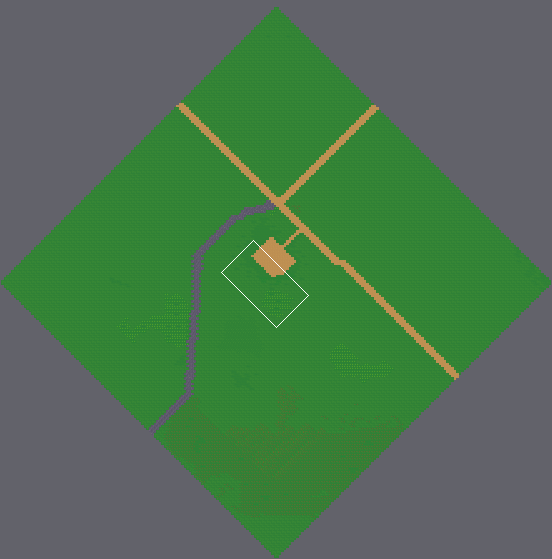
Two states of a Tiled map, assets/maps/tilemap.tmx. Above: a wide view before the commit, with the close-up outlined.
Close-up. Before:
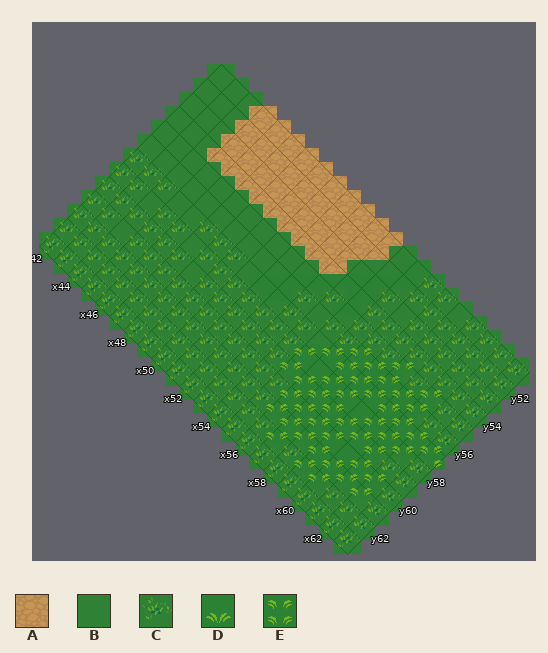
Cells are 32x32 px. Isometric: x runs down to the right, y down to the left. Shown: x 42..63, y 51..63. The commit also changed other parts of the map, which this record leaves out.
Key: from "terrain": A 97, B 289, C 352, D 365, E 366.
_ is an empty cell.
Layer "Tile Layer 1" before, first column x 42:
51 BBBAAAAAAAAAABDCCBCCCC
52 BBBAAAAAAAAAABDCCCCCCC
53 BBBAAAAAAAAABDCBCCCCCC
54 BBBAAAAAAAAADDCCCCCCCC
55 BBBBBBBBBBBDCDCCCECECC
56 BBBBBBBBBBDCBCCEEEEECC
57 CCCBBCCCBDDCCBEEEEEEEE
58 CCBCCBCCCCCCCEDEEDEEEC
59 CCCCCCBCCCCCCEEEEEEECC
60 CCBCCCCCCCCCCCEEEEDEEC
61 CCCCCCCCCCCCCCEEEEEEEC
62 CCCCCCCCCCCCCCCECEECCC
63 CCCCCCCCCCCCCCCCCCCCCC
The same view after the edit:
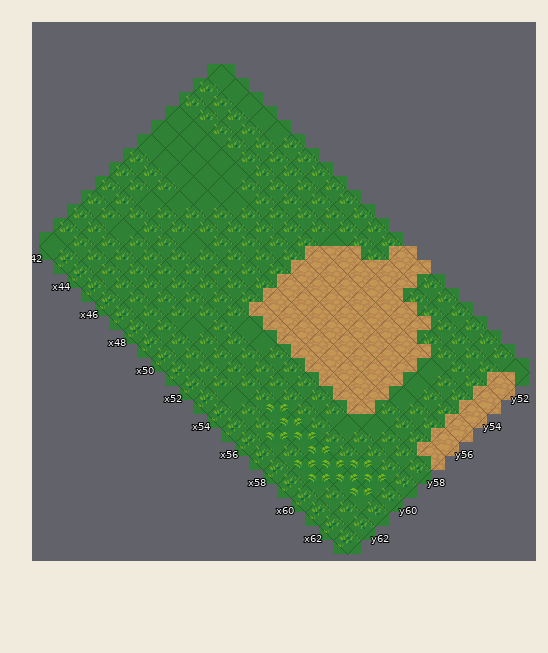
From old to new:
Layer "Tile Layer 1":
The edit turns tile B into tile A in rows 51 to 52 at x 55; in row 53 at x 54 and 57; in row 55 at x 52; in row 56 at x 54; in row 57 at x 55.
The edit turns tile C into tile A in row 52 at x 63; in row 53 at x 56, 58 and 63; in row 54 at x 56 to 59 and 63; in row 55 at x 54, 56 to 58 and 63; in row 56 at x 53, 55 to 56 and 63; in row 57 at x 53 to 54.
The edit turns tile C into tile A in row 58 at x 52 to 54.
The edit turns tile D into tile A in rows 51 to 52 at x 56; in row 53 at x 55; in row 54 at x 54 to 55; in row 55 at x 53 and 55; in rows 56 to 57 at x 52; in row 58 at x 56 and 59.
The edit turns tile E into tile A in row 55 at x 59; in row 56 at x 57 to 59; in row 57 at x 56 to 59 and 63; in row 58 at x 55 and 57 to 58.
The edit turns tile A into tile B in row 51 at x 45 to 46; in row 53 at x 52; in row 54 at x 45 to 46.
The edit turns tile C into tile B in row 51 at x 63; in rows 54 to 55 at x 60; in row 59 at x 52 to 53; in row 61 at x 50; in row 62 at x 54; in row 63 at x 42.
The edit turns tile E into tile B in row 56 at x 60; in row 58 at x 60; in row 59 at x 59.
The edit turns tile A into tile C in row 51 at x 47 to 54; in row 52 at x 45 to 54; in row 53 at x 45 to 51; in row 54 at x 47 to 51.
The edit turns tile B into tile C in row 51 at x 59; in rows 52 to 53 at x 42 to 44; in row 55 at x 48 to 51; in row 56 at x 47 to 51; in row 57 at x 46 and 50; in row 59 at x 48.
The edit turns tile D into tile C in row 57 at x 51; in row 60 at x 60.
The edit turns tile E into tile C in rows 55 to 56 at x 61; in row 57 at x 60 to 62; in row 58 at x 61 to 62; in row 59 at x 55 to 58 and 60 to 61; in row 60 at x 56 to 59.
Changed places in both close-ups, as pixel boxes (x1, y1, x2, y2):
changed: (182, 80, 529, 470)
changed: (42, 234, 67, 253)
